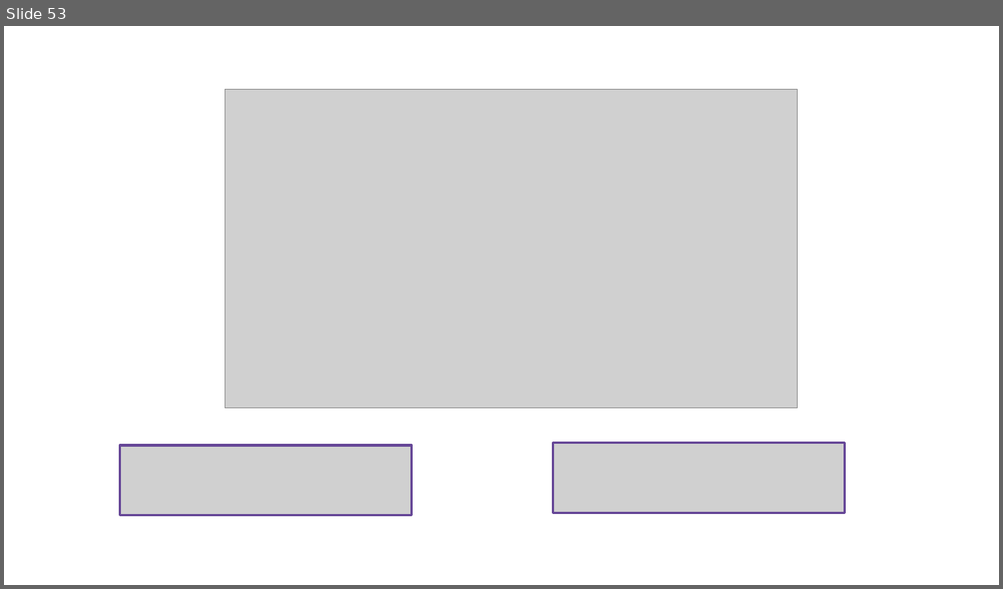
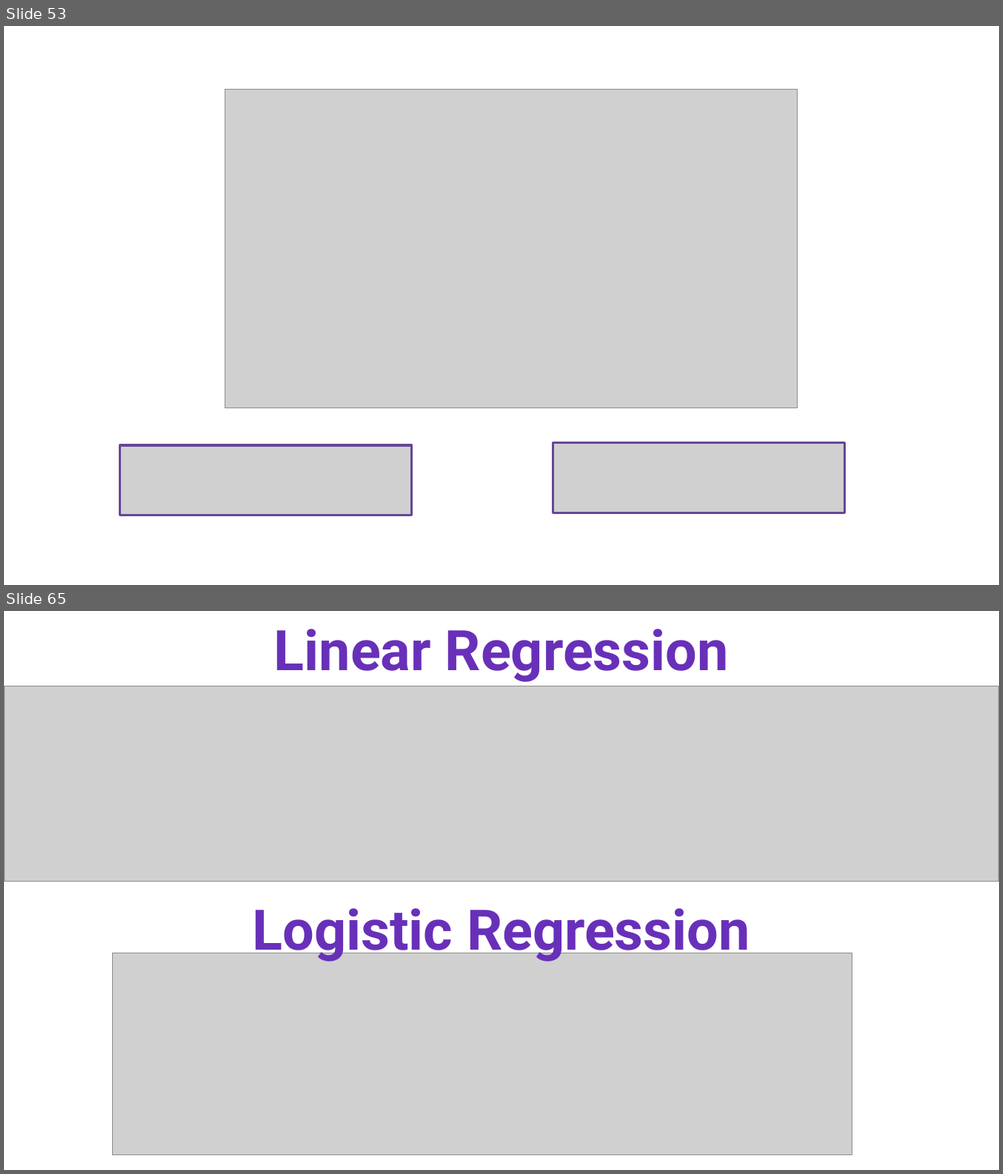
Before and after one commit to inesriahi/Machine-Learning-Course, a slide deck: slides.pptx. Shown one above the other, each under a label of ours: slide 53 before the commit, slides 53 and 65 after it; the slides between them are not shown. The pictures are 1003x589 and 1003x1174 pixels, drawn with LibreOffice and Linux fonts; fonts in the diff are those of the drawing; grey boxes stand for pictures. Boxes give left, top, right and bottom in pixels: in the first picture for what was removed or moved away, otherwise in the second. Text is boxed around its words. In the diff, an @@ line names an element or a change of style, - is before the commit and + after.

Commit message:
polynomial-regression-1

```diff
--- a/slides.pptx
+++ b/slides.pptx
@@ slide 65 added at (4, 611, 999, 1170), background #FFFFFF @@
@@ text added at (274, 629, 728, 682), 54 pt, text #6830B9, bold @@
+Linear Regression
@@ picture added at (4, 686, 999, 882) @@
@@ text added at (253, 908, 750, 963), 54 pt, text #6830B9, bold @@
+Logistic Regression
@@ picture added at (112, 954, 851, 1156) @@
```
Also in this commit, not shown: 14 other slides added, 1 other file.
